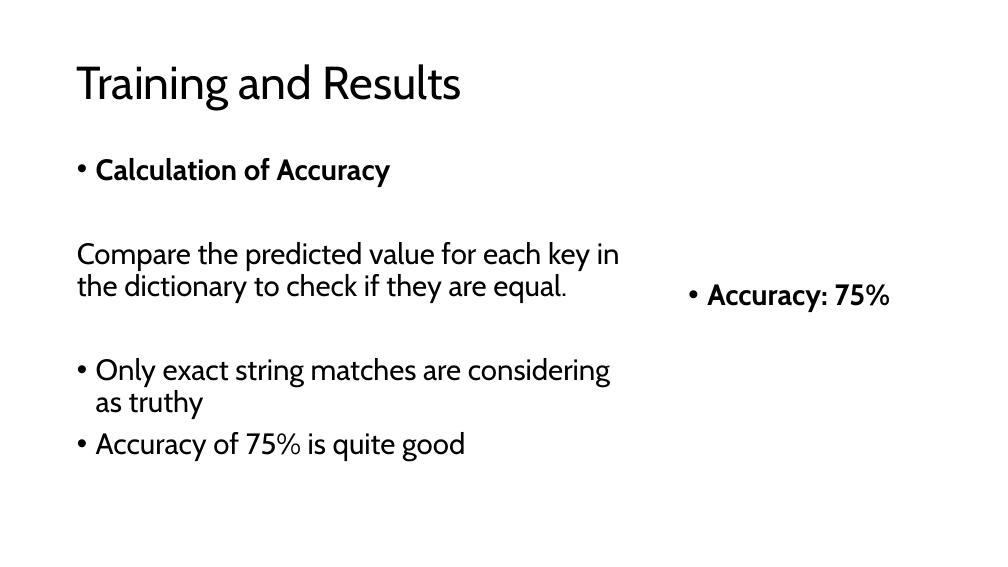
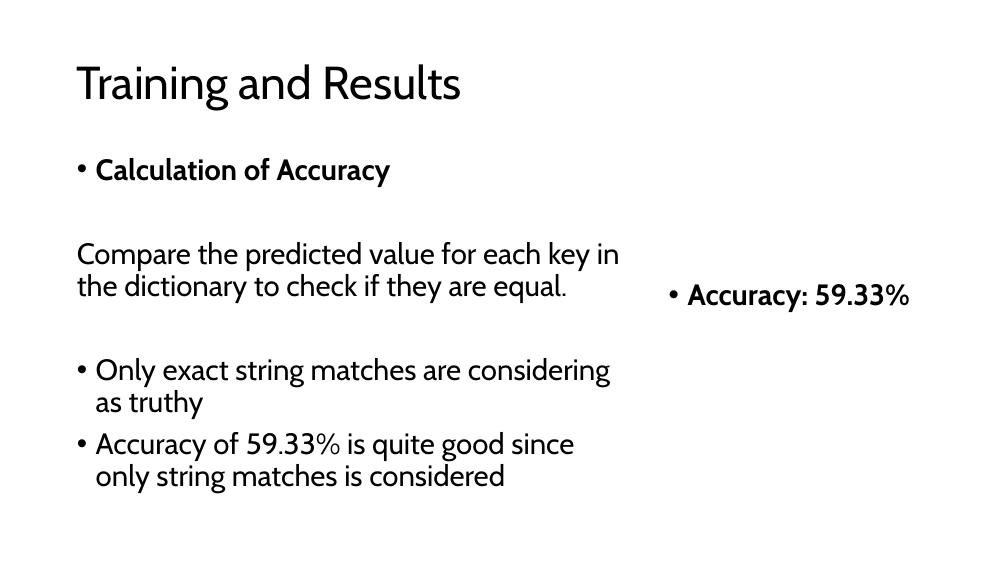
Before and after one commit to iradualbert/dst-receipt-expense, a slide deck: slide 8 of Receipt_Images_Processing.pptx. Drawn at 1008x567 pixels with LibreOffice and Linux fonts; fonts in the diff are those of the drawing. Boxes give left, top, right and bottom in pixels: in the first picture for what was removed or moved away, otherwise in the second. Text is boxed around its words. In the diff, an @@ line names an element or a change of style, - is before the commit and + after.

```diff
--- a/Receipt_Images_Processing.pptx
+++ b/Receipt_Images_Processing.pptx
@@ text at (688,284,910,312): text changed @@
-• Accuracy: 75%
+• Accuracy: 59.33%
@@ text at (96,432,574,493): text changed @@
-• Accuracy of 75% is quite good
+• Accuracy of 59.33% is quite good since only string matches is considered
```
Also in this commit, not shown: 4 other slides changed, 4 other files.
